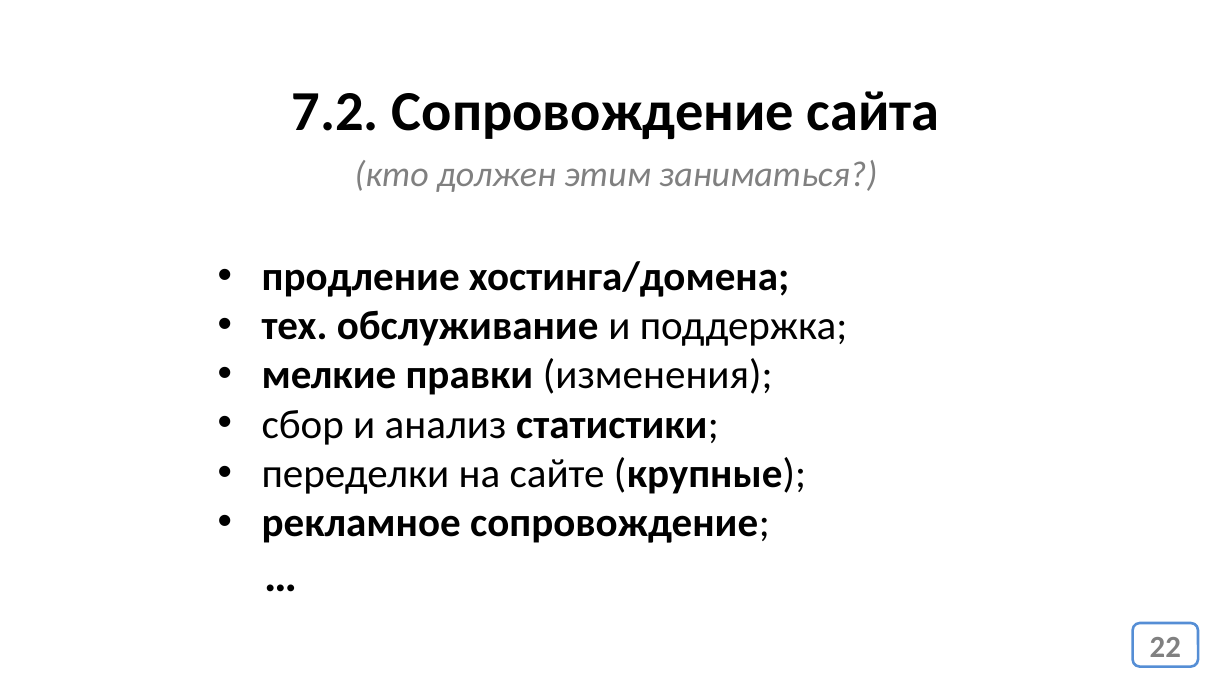
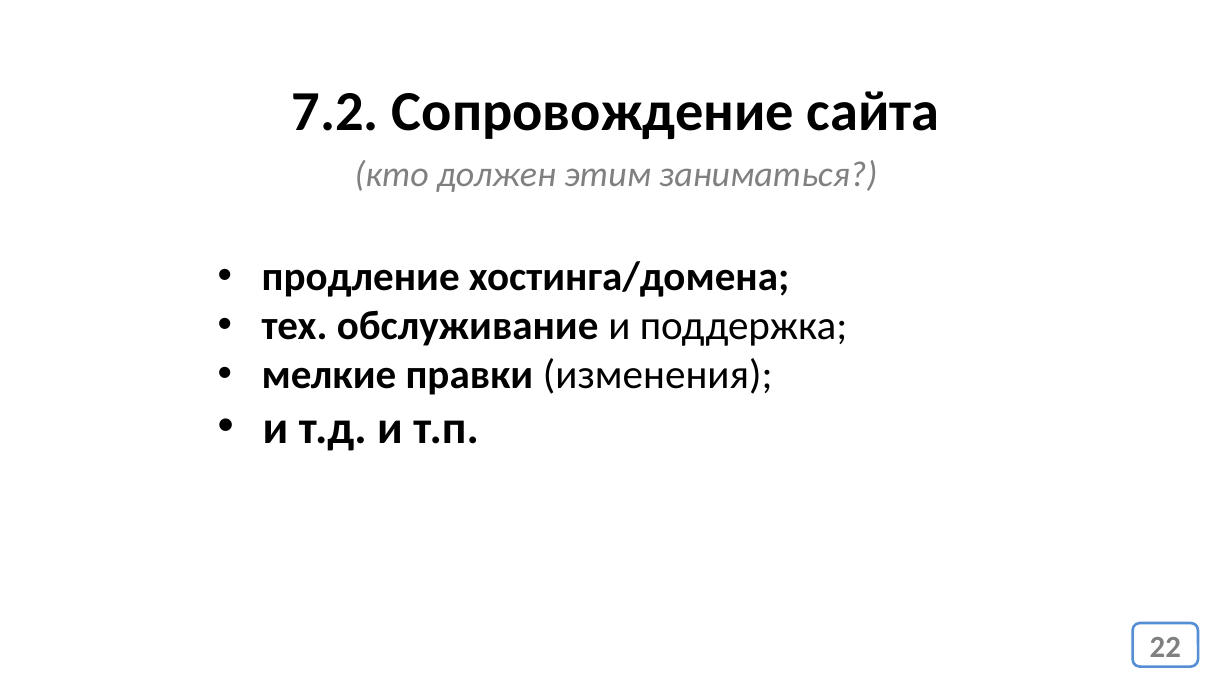
Before and after one commit to web40-ortdnipro/lesson24, a slide deck: slide 22 of lesson24.pptx. Drawn at 1232x693 pixels with LibreOffice and Linux fonts; fonts in the diff are those of the drawing. Boxes give left, top, right and bottom in pixels: in the first picture for what was removed or moved away, otherwise in the second. Text is boxed around its words. In the diff, an @@ line names an element or a change of style, - is before the commit and + after.

```diff
--- a/lesson24.pptx
+++ b/lesson24.pptx
@@ text at <box>263,420,479,451</box>: text changed; size 32 to 36 pt @@
-• сбор и анализ статистики;
-• переделки на сайте (крупные);
-• рекламное сопровождение;
-…
+• и т.д. и т.п.
```
Also in this commit, not shown: 1 other slide changed, 1 other file.
